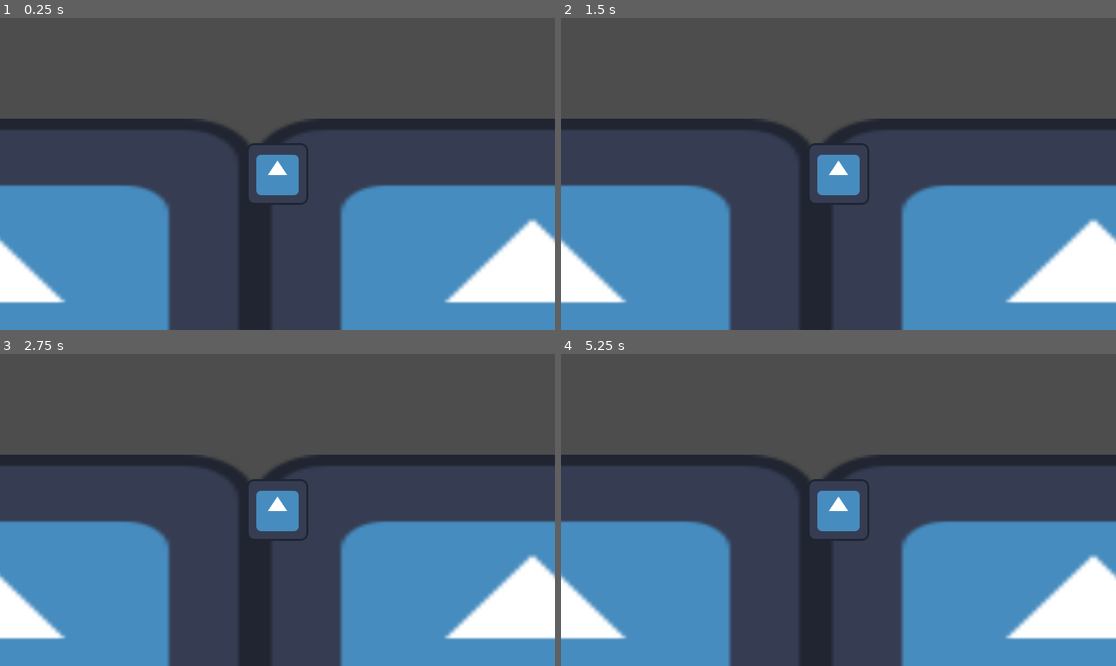
Above: before the commit, frames 1-4 (two rows, left to right).
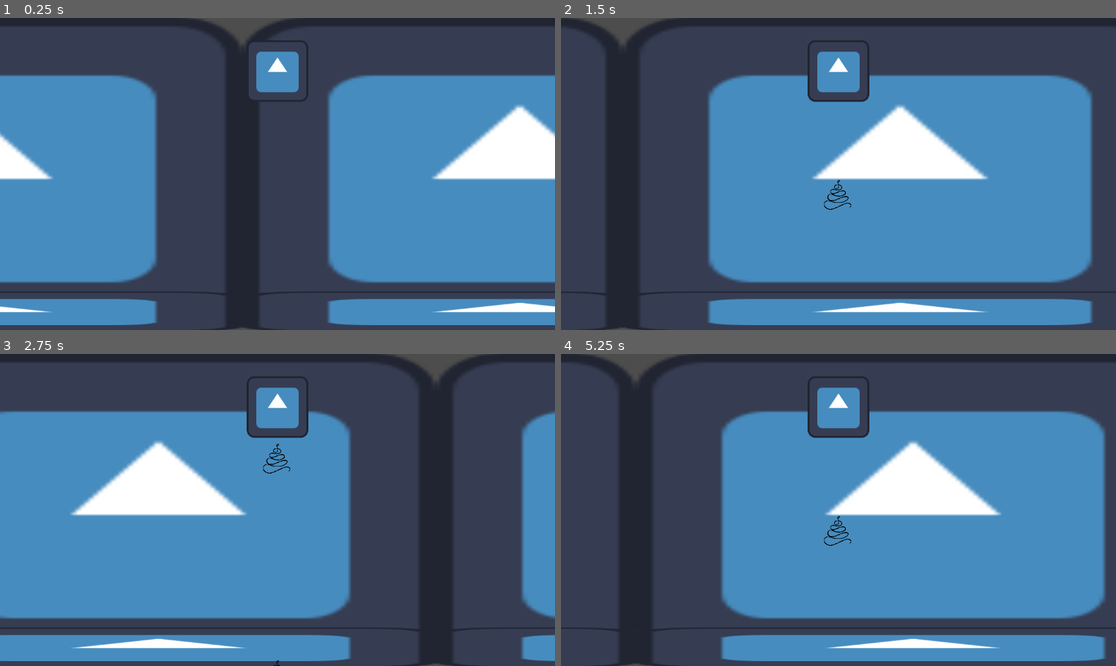
Above: after the commit, the same moments.

Repository: Argonbart/1Kackspiel
Game: Godot game, scene res://scenes/world.tscn
Two runs of this game, one before a commit and one after it. Both use one fixed random seed, a clock stepped at 60 frames per second and the inputs below. The engine's default icon, where the game draws it, is replaced by a stand-in: a white triangle on a blue panel in a dark square.
Inputs (mouse positions are in pixels of both pictures, inside the frame that each line leads up to):
- Up to frame 1 (0.25 s): no input
- Up to frame 2 (1.5 s): move the mouse to (960, 158) at 0.52 s; click (960, 158) at 0.67 s; move the mouse to (727, 189) at 1.27 s; click (727, 189) at 1.42 s
- Up to frame 3 (2.75 s): move the mouse to (333, 441) at 2.02 s; click (333, 441) at 2.17 s
- Up to frame 4 (5.25 s): move the mouse to (810, 572) at 2.77 s; click (810, 572) at 2.92 s; move the mouse to (1005, 556) at 3.52 s; click (1005, 556) at 3.67 s; move the mouse to (672, 463) at 4.27 s; click (672, 463) at 4.42 s; move the mouse to (866, 510) at 5.02 s; click (866, 510) at 5.17 s

The runs differ from the first frame. In frame 1, 46% of the frame differs, in the area x 0-100%, y 0-100%; in frame 2, 63%; in frame 3, 63%; in frame 4, 64%.
Error before the commit: Parse Error: Unexpected identifier "print" in class body. (res://scripts/bird.gd:63)

Commit message:
Add input

Diff:
--- a/1kackspiel/scenes/bird.tscn
+++ b/1kackspiel/scenes/bird.tscn
@@ -6,17 +6,17 @@
 [sub_resource type="RectangleShape2D" id="RectangleShape2D_3po83"]
 size = Vector2(128, 127)
 
-[node name="Bird" type="CharacterBody2D"]
+[node name="Bird" type="CharacterBody2D" node_paths=PackedStringArray("bird_sprite", "camera")]
 script = ExtResource("1_3po83")
-flying_speed = null
-holding_threshold = null
-double_press_threshold = null
+bird_sprite = NodePath("Sprite")
+camera = NodePath("Camera")
 
-[node name="GodotIcon" type="Sprite2D" parent="."]
+[node name="Sprite" type="Sprite2D" parent="."]
+position = Vector2(0, -214)
 texture = ExtResource("1_kqhkv")
 
-[node name="CollisionShape2D" type="CollisionShape2D" parent="."]
-position = Vector2(0, -0.5)
+[node name="CollisionShape" type="CollisionShape2D" parent="."]
+position = Vector2(0, -214.5)
 shape = SubResource("RectangleShape2D_3po83")
 
-[node name="Camera2D" type="Camera2D" parent="."]
+[node name="Camera" type="Camera2D" parent="."]
--- /dev/null
+++ b/1kackspiel/scenes/poop.tscn
@@ -0,0 +1,30 @@
+[gd_scene load_steps=5 format=3 uid="uid://c25xab4l8sob6"]
+
+[ext_resource type="Texture2D" uid="uid://d7ccj6l01dwt" path="res://assets/kacki.png" id="1_634gh"]
+[ext_resource type="Script" uid="uid://wxgakxl7g3u3" path="res://scripts/poop.gd" id="2_pkbnx"]
+[ext_resource type="Texture2D" uid="uid://b3qqm72k53syp" path="res://assets/icon.svg" id="3_l3xhj"]
+
+[sub_resource type="CircleShape2D" id="CircleShape2D_634gh"]
+radius = 916.856
+
+[node name="Poop" type="Sprite2D"]
+scale = Vector2(0.04, 0.04)
+texture = ExtResource("1_634gh")
+script = ExtResource("2_pkbnx")
+
+[node name="PoopArea" type="Area2D" parent="."]
+
+[node name="PoopCollisionShape" type="CollisionShape2D" parent="PoopArea"]
+shape = SubResource("CircleShape2D_634gh")
+
+[node name="CPUParticles" type="CPUParticles2D" parent="."]
+visible = false
+amount = 100
+texture = ExtResource("3_l3xhj")
+preprocess = 10.0
+emission_shape = 3
+emission_rect_extents = Vector2(400, 400)
+gravity = Vector2(0, 0)
+scale_amount_min = 0.2
+scale_amount_max = 0.2
+color = Color(1, 0, 0, 1)
--- a/1kackspiel/scenes/world.tscn
+++ b/1kackspiel/scenes/world.tscn
@@ -1,27 +1,22 @@
-[gd_scene load_steps=4 format=3 uid="uid://b87flovmmqdy6"]
+[gd_scene load_steps=3 format=3 uid="uid://b87flovmmqdy6"]
 
 [ext_resource type="PackedScene" uid="uid://cm4xec5ngycft" path="res://scenes/bird.tscn" id="1_nnsk1"]
 [ext_resource type="Texture2D" uid="uid://b3qqm72k53syp" path="res://assets/icon.svg" id="2_rwgxs"]
-
-[sub_resource type="RectangleShape2D" id="RectangleShape2D_nnsk1"]
-size = Vector2(1422.5, 29.5)
 
 [node name="World" type="Node2D"]
 
 [node name="Parallax2D" type="Parallax2D" parent="."]
 repeat_size = Vector2(1152, 0)
 
-[node name="Sprite2D" type="Sprite2D" parent="Parallax2D"]
-position = Vector2(528.25, 340)
-scale = Vector2(9.02734, 5.77344)
+[node name="Background" type="Sprite2D" parent="Parallax2D"]
+position = Vector2(578, 324)
+scale = Vector2(9.01562, 5.10938)
+texture = ExtResource("2_rwgxs")
+
+[node name="Ground" type="Sprite2D" parent="Parallax2D"]
+position = Vector2(578, 609.5)
+scale = Vector2(9.01562, 0.648438)
 texture = ExtResource("2_rwgxs")
 
 [node name="Bird" parent="." instance=ExtResource("1_nnsk1")]
-position = Vector2(-1, 85)
-
-[node name="InvisibleFlyingGround" type="StaticBody2D" parent="."]
-position = Vector2(10, 251)
-
-[node name="CollisionShape2D" type="CollisionShape2D" parent="InvisibleFlyingGround"]
-position = Vector2(571, -85)
-shape = SubResource("RectangleShape2D_nnsk1")
+position = Vector2(0, 324)
--- a/1kackspiel/scripts/bird.gd
+++ b/1kackspiel/scripts/bird.gd
@@ -1,53 +1,56 @@
 extends CharacterBody2D
 
+
+# signals
 signal button_pressed
 signal button_released
 
-@export var flying_speed: float = 300.0
-@export var holding_threshold: float = 0.5
-@export var double_press_threshold: float = 0.2
+# constants
+@export var FLYING_SPEED: float = 300.0
+@export var LONG_PRESS_TIME: float = 0.5		# time till press counts as long press
+@export var DOUBLE_CLICK_TIME: float = 0.3		# time it waits for a second press after first short press
 
-var direction: bool = true
+# other scenes
+@onready var _POOP_SCENE = preload("res://scenes/poop.tscn")
+
+# exports
+@export var bird_sprite: Sprite2D
+@export var camera: Camera2D
+
+# movement variables
+var flying_direction: bool = true
 
 # button variables
-var button_is_pressed: bool = false
-var button_pressed_in_seconds: float = 0.0
-var short_button_just_pressed: bool = false
-var button_pressed_after_short: float = 0.0
+var time_when_button_was_pressed: float = 0.0
+var time_of_first_short_button_press: float = -1.0
+var waiting_for_double_press: bool = false
+var time_when_button_was_released: float = 0.0
 
+# eating variables
+var diving: float = false
+
+# other variables
+var currently_executing_command: bool = false
+
+
+# Connect signals
 func _ready():
-	# react to button
 	connect("button_pressed", button_just_pressed)
 	connect("button_released", button_just_released)
 
 
+# Set direction and move
 func _process(delta):
-
-	if button_is_pressed:
-		button_pressed_in_seconds += delta
+	if flying_direction:
+		position.x += FLYING_SPEED * delta
 	else:
-		button_pressed_in_seconds = 0.0
-
-	if button_pressed_after_short > double_press_threshold:
-		short_button_just_pressed = false
-
-	if short_button_just_pressed:
-		button_pressed_after_short += delta
-	else:
-		button_pressed_after_short = 0.0
-
-
-	#if position.x > 1000.0 or position.x < 0.0:
-		#direction = !direction
-
-	if direction:
-		position.x += flying_speed * delta
-	else:
-		position.x -= flying_speed * delta
-
+		position.x -= FLYING_SPEED * delta
+	position.y += diving * delta
+	camera.position.y += -diving * delta
 	move_and_slide()
 
 
+# Emit signal on button input
 func _input(event: InputEvent) -> void:
 	if event is InputEventMouseButton:
 		if event.button_index == MOUSE_BUTTON_LEFT and event.pressed:
@@ -56,20 +59,66 @@
 			button_released.emit()
 
 
+# Button down
 func button_just_pressed():
-	button_is_pressed = true
+	if currently_executing_command:
+		return
+	time_when_button_was_pressed = Time.get_unix_time_from_system()		# safe timing of button press
 
 
-print("short button press")
-short_button_just_pressed = true
+# Button up
+func button_just_released():
+	if currently_executing_command:
+		return
+	time_when_button_was_released = Time.get_unix_time_from_system()
+	var held_duration = time_when_button_was_released - time_when_button_was_pressed
+	if held_duration >= LONG_PRESS_TIME:
+		currently_executing_command = true
+		eat() # Long press
+		waiting_for_double_press = false
+	else:
+		if waiting_for_double_press and (time_when_button_was_released - time_of_first_short_button_press) <= DOUBLE_CLICK_TIME:
+			currently_executing_command = true
+			change_direction() # Double-click
+			waiting_for_double_press = false
+		else:
+			# Start waiting for a second click
+			waiting_for_double_press = true
+			time_of_first_short_button_press = time_when_button_was_released
+			# Wait to confirm it's not a double click
+			await get_tree().create_timer(DOUBLE_CLICK_TIME).timeout
+			if waiting_for_double_press:
+				currently_executing_command = true
+				poop() # Single short click
+				waiting_for_double_press = false
 
 
-func button_just_released():
-	if button_pressed_in_seconds > holding_threshold:
-		print("long button press")
-	elif button_pressed_in_seconds > 0.0:
-		if short_button_just_pressed and button_pressed_after_short != 0.0 and button_pressed_after_short < double_press_threshold:
-			print("double short button press")
-		if !short_button_just_pressed
+func eat() -> void:
+	dive_down()
+	await get_tree().create_timer(1.0).timeout
+	dive_up()
+	await get_tree().create_timer(1.0).timeout
+	stop_dive()
+	currently_executing_command = false
 
-	button_is_pressed = false
+
+func dive_down():
+	diving = 200.0
+
+
+func dive_up():
+	diving = -200.0
+
+
+func stop_dive():
+	diving = 0.0
+
+
+func change_direction():
+	flying_direction = !flying_direction
+	currently_executing_command = false
+
+
+func poop():
+	bird_sprite.add_child(_POOP_SCENE.instantiate())
+	currently_executing_command = false
--- /dev/null
+++ b/1kackspiel/scripts/poop.gd
@@ -0,0 +1,4 @@
+extends Sprite2D
+
+func _process(_delta):
+	position.y += 10.0
Binary file added: 1kackspiel/assets/kacki.png
Not shown, added: 1kackspiel/assets/kacki.png.import
Not shown, added: 1kackspiel/scripts/poop.gd.uid
